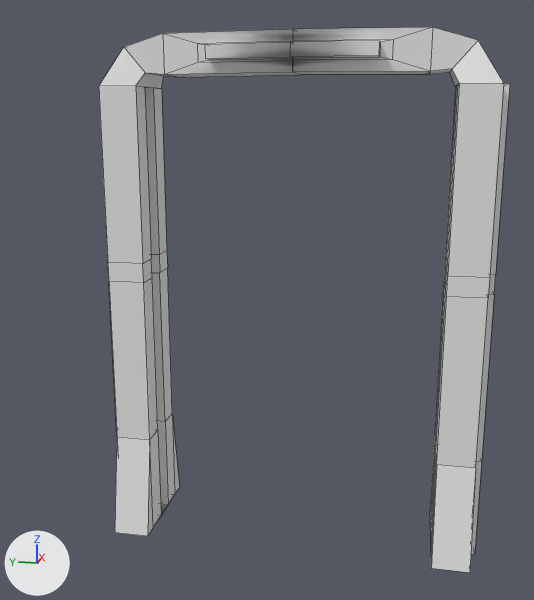
What one commit did to the FBX model Assets/Assets/Meshes/Walls/WallForDoor_Mesh.fbx.
Rendered twice from a 50 mm lens placed at (-5.63, 0.59, 3.36), pointed at (0.01, 1.72, 1.95). Every picture has the same lights, and +X, +Y and +Z are marked at lower left. Mesh edges are drawn as thin lines. Vertices at the same position are counted once.
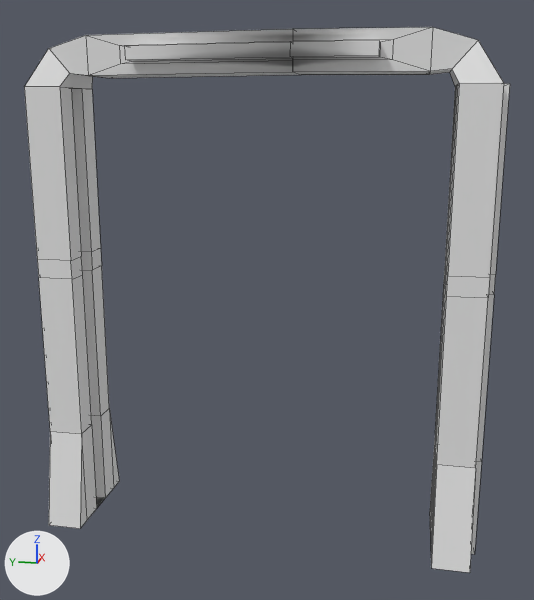
Location of each change, (x1, y1, x2, y2) in pixels of the pictures (534 x 600 px; the box of a moved part takes in the faces that stretch with it):
'Cube', reshaped (18% wider)
    before: (99, 27, 510, 573)
    after: (24, 27, 510, 573)
part 1 of me_cube_002, moved or reshaped
    before: (99, 30, 286, 536)
    after: (24, 30, 286, 529)

Edits to the bpy script that builds the scene:
```text
Change me_cube_002:
    where me_cube_002.from_pydata(...)  # 182 vertices, 192 faces; spans x -0.43..0.43, y 0.0..2.98, z 0.0..3.97
    used by ob_cube; location = (0.0, 0.0, 0.0)
    me_cube_002 part 1: all 84 vertices in x -0.43..0.43, y 2.1..2.98, z 0.0..3.96 are moved by (0.0, 0.6, 0.0)
```
